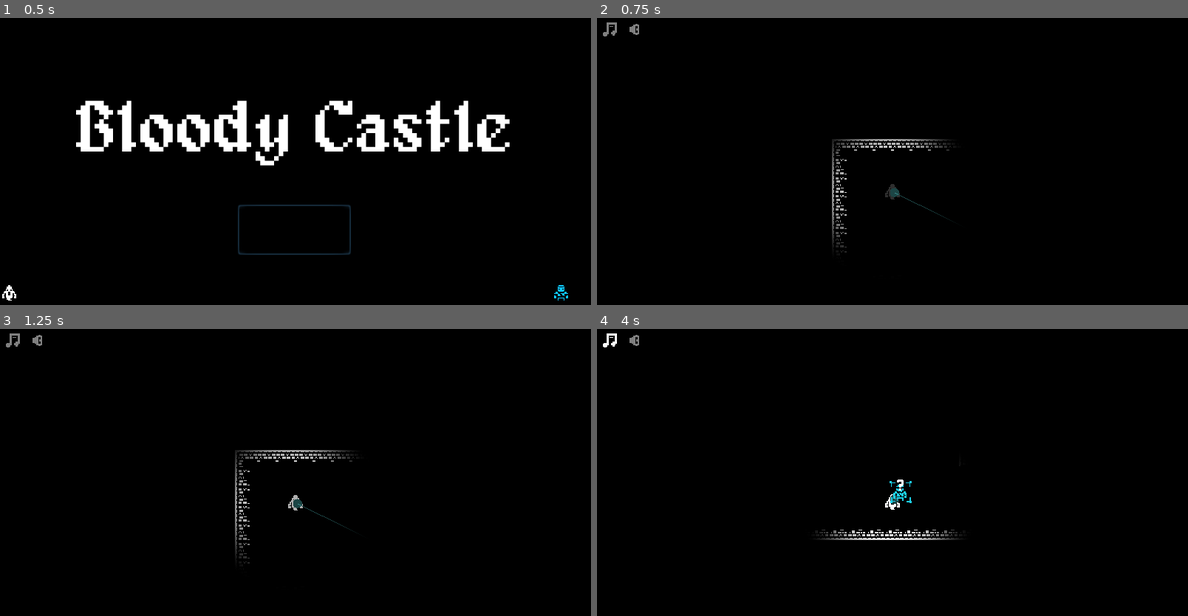
Above: before the commit, frames 1-4 (two rows, left to right).
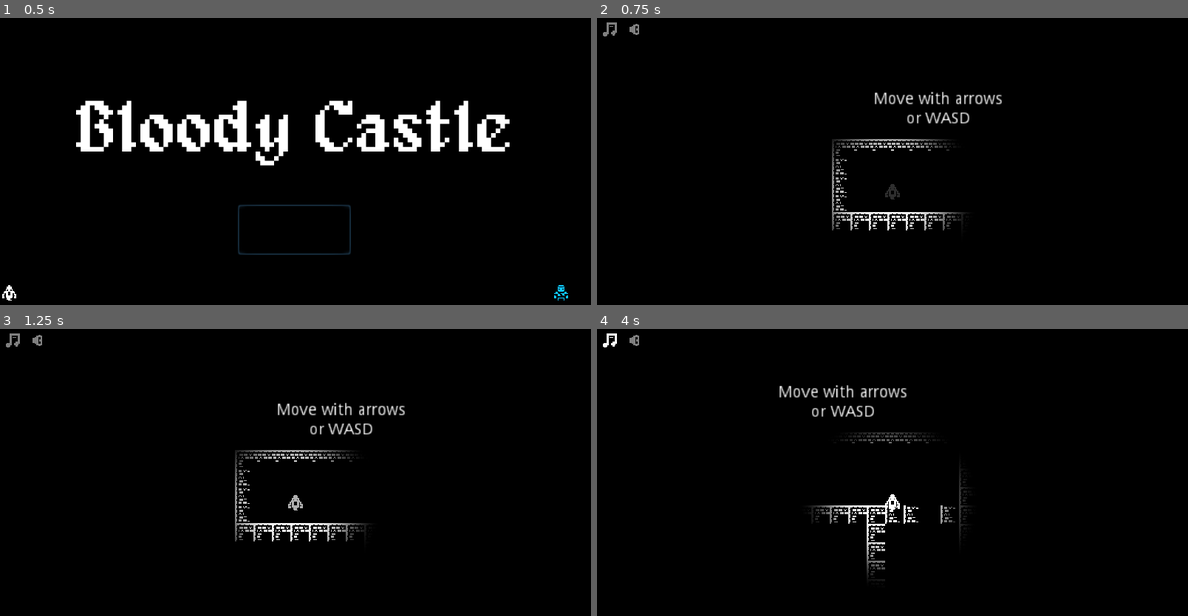
Above: after the commit, the same moments.

Repository: skarnl/miziziz-game-jam-2020
Game: Godot game, scene res://screens/main_menu.tscn
The game is run twice, just before and just after one commit, with the same random seed, the same clock (stepped at 60 frames per second) and the same inputs. Sound files missing from this copy of the repository are replaced by a short silence.
Inputs (mouse positions are in pixels of both pictures, inside the frame that each line leads up to):
- Up to frame 1 (0.5 s): no input
- Up to frame 2 (0.75 s): click "start" at 0.5 s
- Up to frame 3 (1.25 s): no input
- Up to frame 4 (4 s): click (638, 343) at 1.25 s; click (608, 343) at 2 s; tap Enter at 2.75 s; hold Right (ui_right) 2.78-3.53 s; hold Space (attack) 2.78-3.53 s; hold Down (ui_down) from 3.53 s (still down); tap E (possess) at 3.6 s

Frame 1 is identical in both runs. In frame 2, 1.2% of the frame differs, in the area x 39-69%, y 25-82%; in frame 3, 1.3%; in frame 4, 2.1%, in the area x 30-63%, y 19-88%.

Commit message:
Set correct flow to the levels

Diff:
--- a/global/game.gd
+++ b/global/game.gd
@@ -20,7 +20,7 @@
 
 const BASE_LEVELS_PATH = 'res://game/'
 var current_level = -1
-var levels = ['game.tscn', 'etage_2.tscn', 'etage_3.tscn']
+var levels = ['tutorial.tscn', 'game.tscn', 'etage_2.tscn', 'etage_3.tscn', 'etage_4.tscn']
 
 var _current_state: int = GameState.SPLASH setget _set_current_state
 var _previous_state: int
